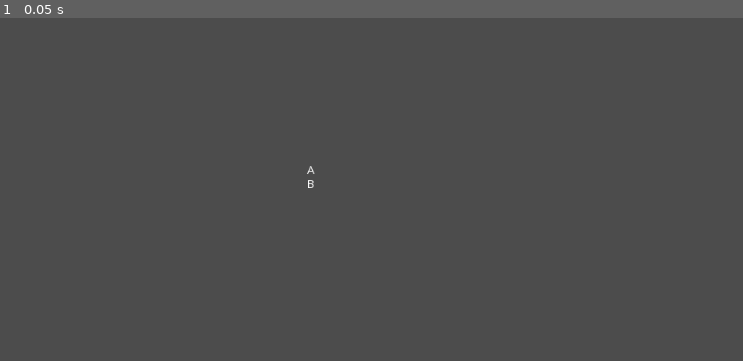
Above: before the commit, frame 1.
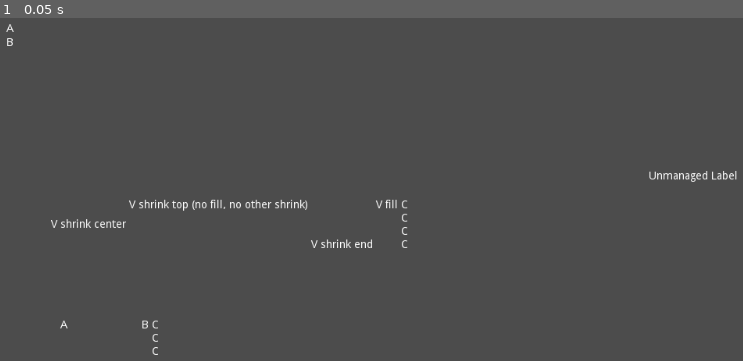
Above: after the commit, the same moment.

Repository: bluenote10/GodotExperiments
Game: Godot game, scene res://main.tscn
Two runs of this game, one before a commit and one after it. Both use one fixed random seed, a clock stepped at 60 frames per second and the inputs below.
Inputs:
- Up to frame 1 (0.05 s): no input

The runs differ from the first frame. In frame 1, 0.8% of the frame differs, in the area x 0-100%, y 1-99%.

Commit message:
more ui experiments

Diff:
--- a/UiExperiment1/main.tscn
+++ b/UiExperiment1/main.tscn
@@ -7,10 +7,10 @@
 anchor_top = 0.5
 anchor_right = 0.5
 anchor_bottom = 0.5
-margin_left = -99.0
-margin_top = -90.0
-margin_right = 90.0
-margin_bottom = 92.0
+margin_left = -483.897
+margin_top = -271.951
+margin_right = -294.897
+margin_bottom = -89.9512
 custom_constants/margin_right = 20
 custom_constants/margin_top = 20
 custom_constants/margin_left = 20
@@ -23,7 +23,7 @@
 margin_left = 20.0
 margin_top = 20.0
 margin_right = 169.0
-margin_bottom = 162.0
+margin_bottom = 161.0
 
 [node name="A" type="Label" parent="MarginContainer/VBoxContainer"]
 margin_right = 149.0
@@ -35,3 +35,107 @@
 margin_right = 149.0
 margin_bottom = 32.0
 text = "B"
+
+[node name="UnmanagedLabel" type="Label" parent="."]
+margin_left = 620.49
+margin_top = 43.5085
+margin_right = 984.49
+margin_bottom = 251.508
+text = "Unmanaged Label"
+align = 2
+valign = 2
+__meta__ = {
+"_edit_use_anchors_": false
+}
+
+[node name="ScrollContainer" type="ScrollContainer" parent="."]
+margin_left = 105.0
+margin_top = 274.0
+margin_right = 633.0
+margin_bottom = 416.0
+__meta__ = {
+"_edit_use_anchors_": false
+}
+
+[node name="HBoxContainer" type="HBoxContainer" parent="ScrollContainer"]
+margin_right = 528.0
+margin_bottom = 65.0
+size_flags_horizontal = 3
+
+[node name="Label1" type="Label" parent="ScrollContainer/HBoxContainer"]
+margin_top = 25.0
+margin_right = 96.0
+margin_bottom = 39.0
+text = "V shrink center"
+
+[node name="Label2" type="Label" parent="ScrollContainer/HBoxContainer"]
+margin_left = 100.0
+margin_right = 329.0
+margin_bottom = 14.0
+size_flags_vertical = 0
+text = "V shrink top (no fill, no other shrink)"
+
+[node name="Label3" type="Label" parent="ScrollContainer/HBoxContainer"]
+margin_left = 333.0
+margin_top = 51.0
+margin_right = 412.0
+margin_bottom = 65.0
+size_flags_vertical = 8
+text = "V shrink end"
+
+[node name="Label4" type="Label" parent="ScrollContainer/HBoxContainer"]
+margin_left = 416.0
+margin_right = 444.0
+margin_bottom = 65.0
+size_flags_vertical = 1
+text = "V fill"
+
+[node name="Label5" type="Label" parent="ScrollContainer/HBoxContainer"]
+margin_left = 448.0
+margin_right = 456.0
+margin_bottom = 65.0
+text = "C
+C
+C
+C"
+
+[node name="HBoxContainer" type="HBoxContainer" parent="."]
+margin_left = 117.0
+margin_top = 428.0
+margin_right = 643.0
+margin_bottom = 564.0
+__meta__ = {
+"_edit_use_anchors_": false
+}
+
+[node name="VBoxContainer" type="VBoxContainer" parent="HBoxContainer"]
+margin_right = 100.0
+margin_bottom = 136.0
+rect_min_size = Vector2( 100, 0 )
+
+[node name="Label" type="Label" parent="HBoxContainer/VBoxContainer"]
+margin_right = 100.0
+margin_bottom = 14.0
+text = "A"
+
+[node name="VBoxContainer2" type="VBoxContainer" parent="HBoxContainer"]
+margin_left = 104.0
+margin_right = 113.0
+margin_bottom = 136.0
+
+[node name="Label" type="Label" parent="HBoxContainer/VBoxContainer2"]
+margin_right = 9.0
+margin_bottom = 14.0
+text = "B"
+
+[node name="VBoxContainer3" type="VBoxContainer" parent="HBoxContainer"]
+margin_left = 117.0
+margin_right = 125.0
+margin_bottom = 136.0
+
+[node name="Label" type="Label" parent="HBoxContainer/VBoxContainer3"]
+margin_right = 8.0
+margin_bottom = 48.0
+text = "C
+C
+C"
